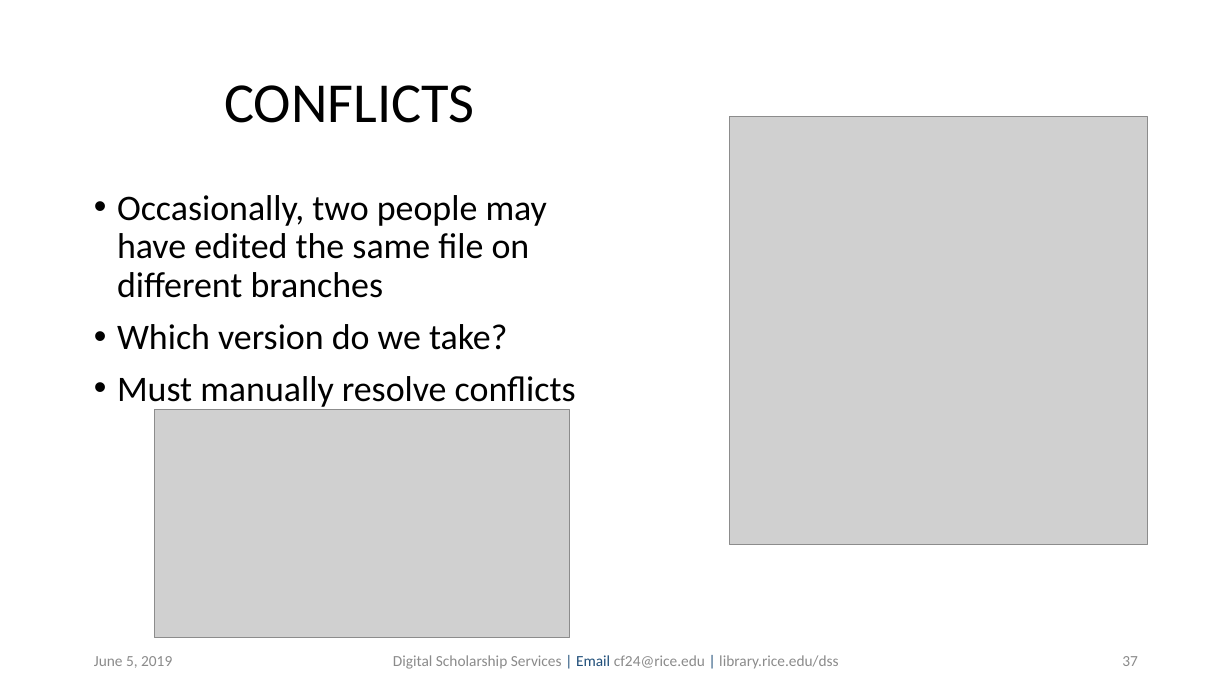
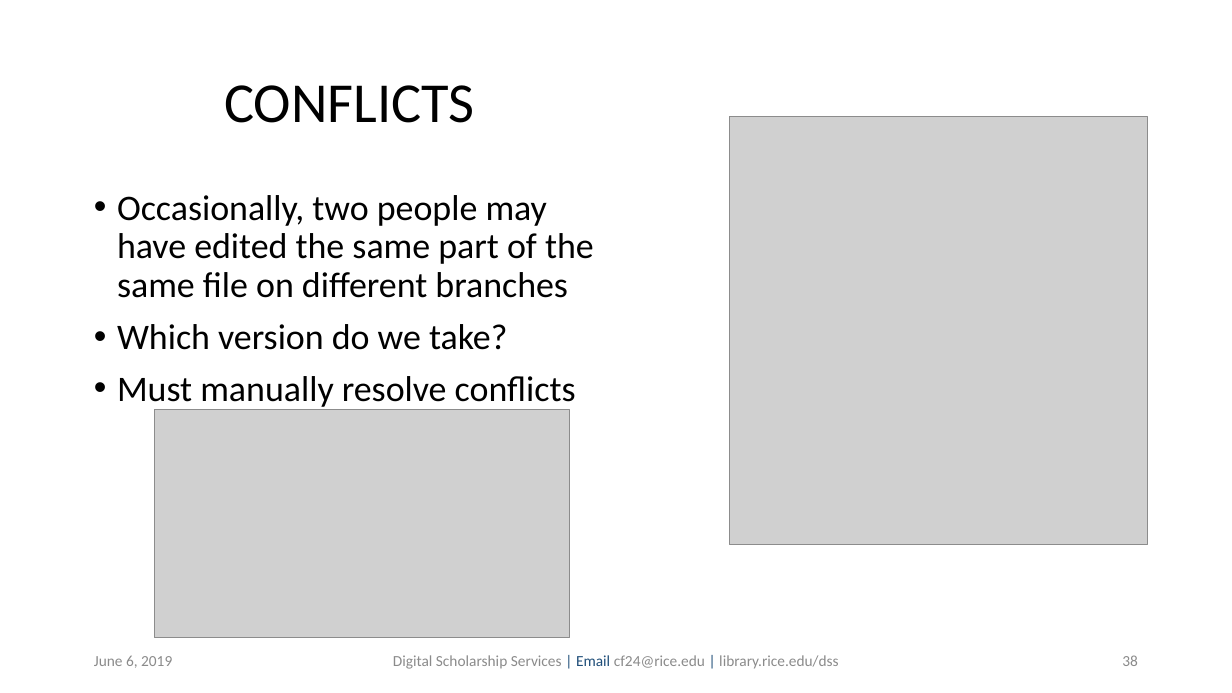
Before and after one commit to bakitybacon/rice-data-and-donuts, a slide deck: slide 38 of github/Introduction to Git & GitHub.pptx (slide 37 before the commit). Drawn at 1232x693 pixels with LibreOffice and Linux fonts; fonts in the diff are those of the drawing; grey boxes stand for pictures; background and template pictures are left out. Boxes give left, top, right and bottom in pixels: in the first picture for what was removed or moved away, otherwise in the second. Text is boxed around its words. In the diff, an @@ line names an element or a change of style, - is before the commit and + after.

Commit message:
edited text

```diff
--- a/github/Introduction to Git & GitHub.pptx
+++ b/github/Introduction to Git & GitHub.pptx
@@ text at [117, 195, 594, 298]: text changed @@
-• Occasionally, two people may have edited the same file on different branches
+• Occasionally, two people may have edited the same part of the same file on different branches
@@ text at [94, 655, 172, 668]: text changed @@
-June 5, 2019
+June 6, 2019
@@ page number at [1122, 655, 1138, 666]: text changed @@
-37
+38
```
Also in this commit, not shown: 39 other slides changed, 1 slide added.
